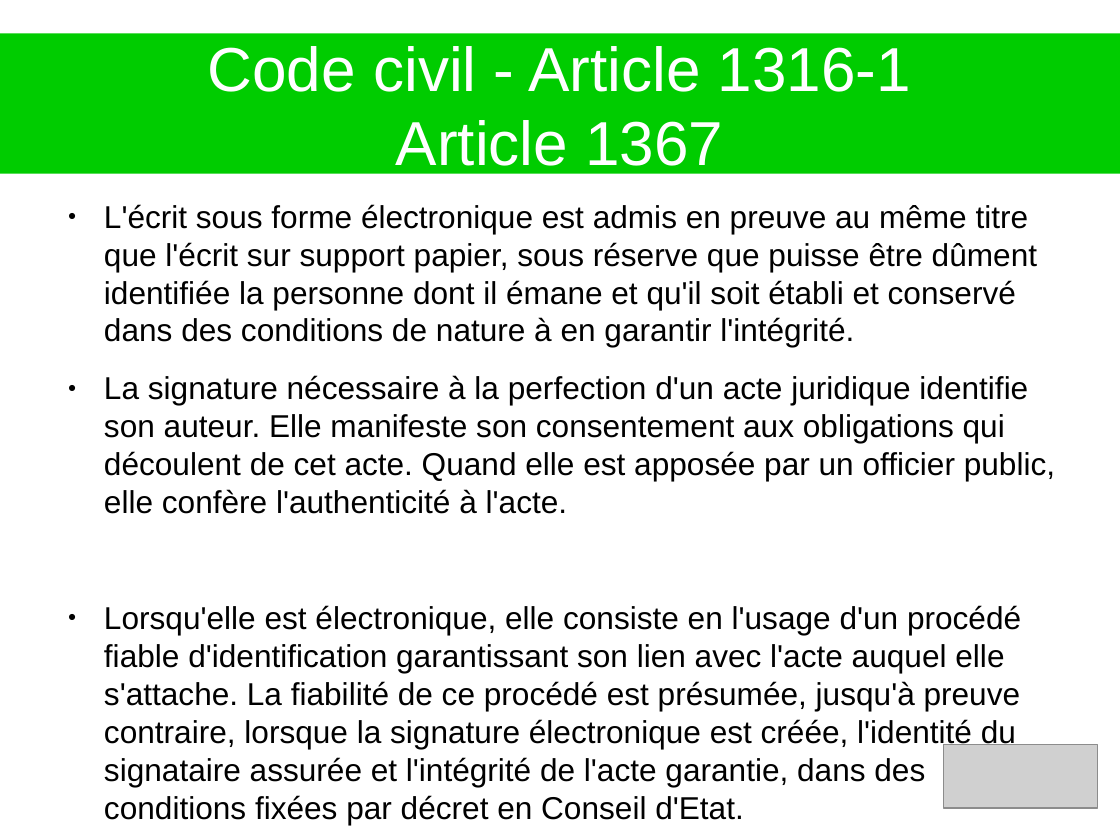
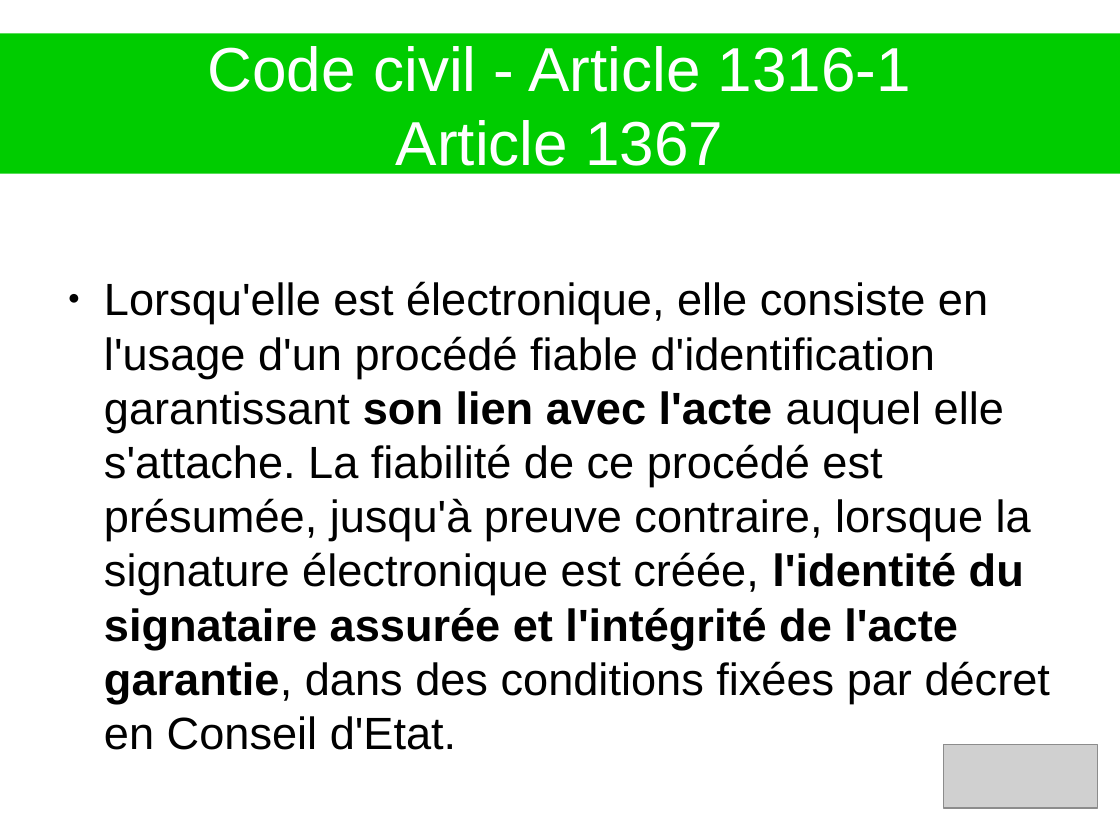
Before and after one commit to heylve/current, a slide deck: slide 2 of Presentations/SignatureElec.odp. Drawn at 1120x840 pixels with LibreOffice and Linux fonts; fonts in the diff are those of the drawing; grey boxes stand for pictures. Boxes give left, top, right and bottom in pixels: in the first picture for what was removed or moved away, otherwise in the second. Text is boxed around its words. In the diff, an @@ line names an element or a change of style, - is before the commit and + after.

```diff
--- a/Presentations/SignatureElec.odp
+++ b/Presentations/SignatureElec.odp
@@ text "Lorsqu'elle est électronique, elle consiste ..." at box(104, 281, 1050, 703): size 22.4 to 32 pt; bold on in "son lien avec l'acte l'identité du signataire ..." @@
@@ text at box(104, 204, 1055, 514): paragraphs removed @@
-● L'écrit sous forme électronique est admis en preuve au même titre que l'écrit sur support papier, sous réserve que puisse être dûment identifiée la personne dont il émane et qu'il soit établi et conservé dans des conditions de nature à en garantir l'intégrité.
-● La signature nécessaire à la perfection d'un acte juridique identifie son auteur. Elle manifeste son consentement aux obligations qui découlent de cet acte. Quand elle est apposée par un officier public, elle confère l'authenticité à l'acte.
```
Also in this commit, not shown: 4 other slides changed, 57 other files.
